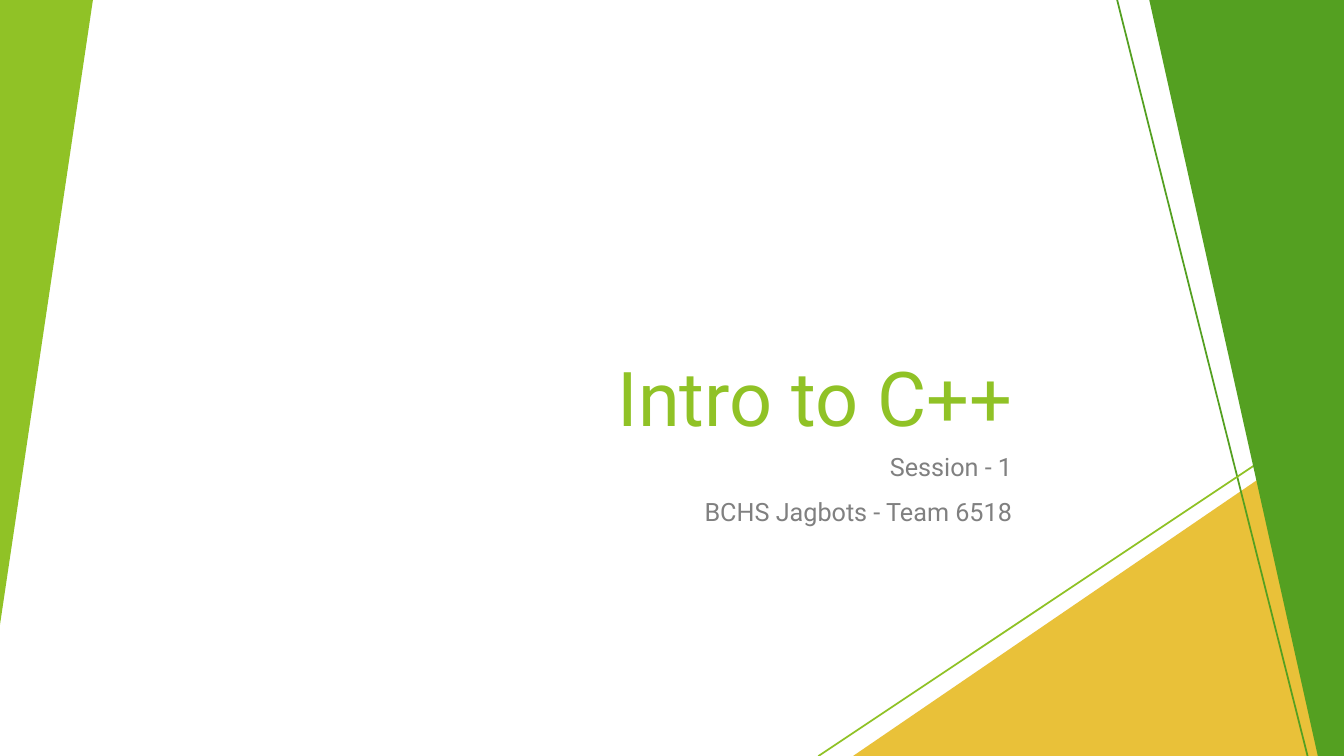
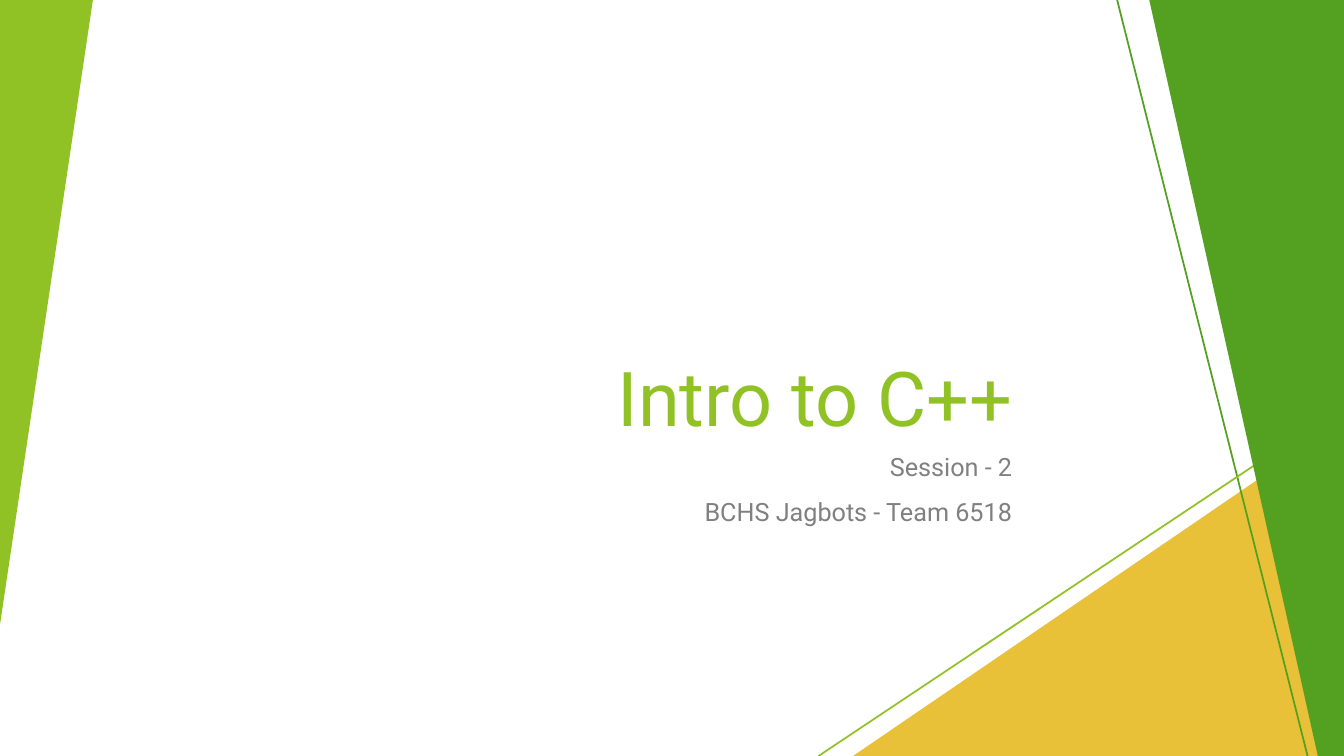
Before and after one commit to AnthemBolts/cpp-class, a slide deck: slide 1 of slides/Intro to C++ 2.pptx. Drawn at 1344x756 pixels with LibreOffice and Linux fonts; fonts in the diff are those of the drawing. Boxes give left, top, right and bottom in pixels: in the first picture for what was removed or moved away, otherwise in the second. Text is boxed around its words. In the diff, an @@ line names an element or a change of style, - is before the commit and + after.

```diff
--- a/slides/Intro to C++ 2.pptx
+++ b/slides/Intro to C++ 2.pptx
@@ subtitle at bbox=[890, 458, 1012, 476]: text changed @@
-Session - 1
+Session - 2
```
Also in this commit, not shown: 1 other slide changed, 8 slides added.
